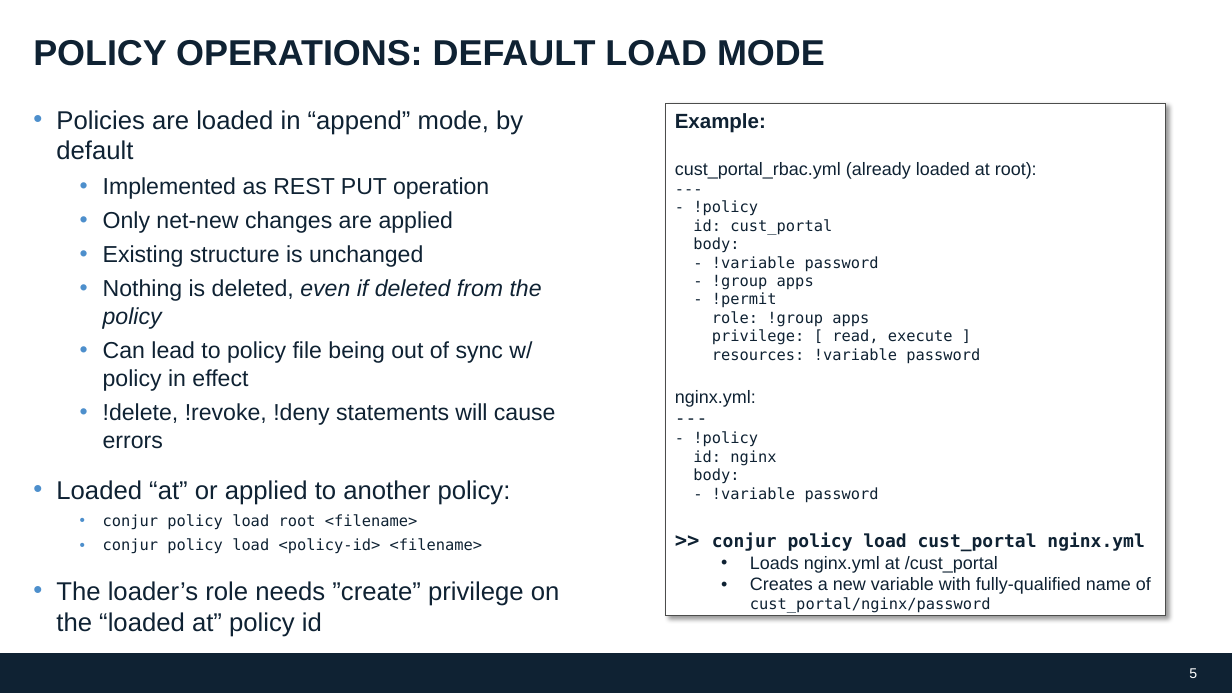
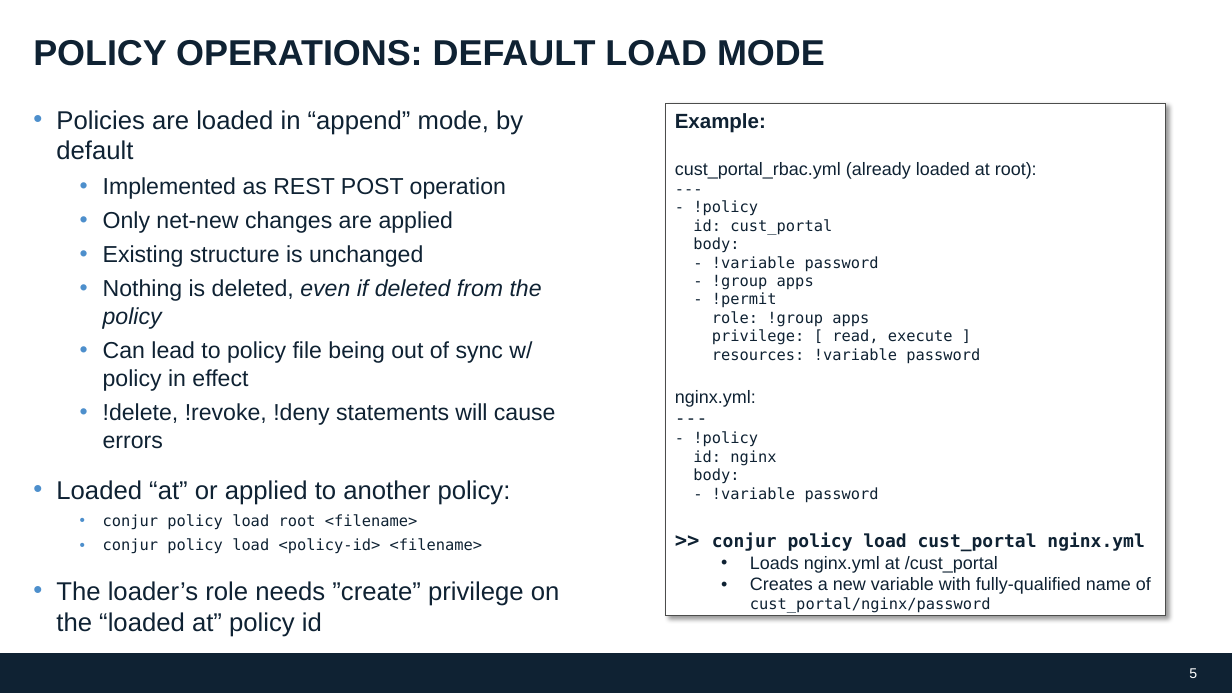
Before and after one commit to conjurdemos/conjur-policy-workshop, a slide deck: slide 5 of ppt/DAP-Policy-Model-200615JH.pptx. Drawn at 1232x693 pixels with LibreOffice and Linux fonts; fonts in the diff are those of the drawing; background and template pictures are left out. Boxes give left, top, right and bottom in pixels: in the first picture for what was removed or moved away, otherwise in the second. Text is boxed around its words. In the diff, an @@ line names an element or a change of style, - is before the commit and + after.

Commit message:
fix PUT/PATCH on slides

```diff
--- a/ppt/DAP-Policy-Model-200615JH.pptx
+++ b/ppt/DAP-Policy-Model-200615JH.pptx
@@ text at [103,177,506,199]: text changed @@
-  • Implemented as REST PUT operation
+  • Implemented as REST POST operation
```
Also in this commit, not shown: 1 other slide changed.
